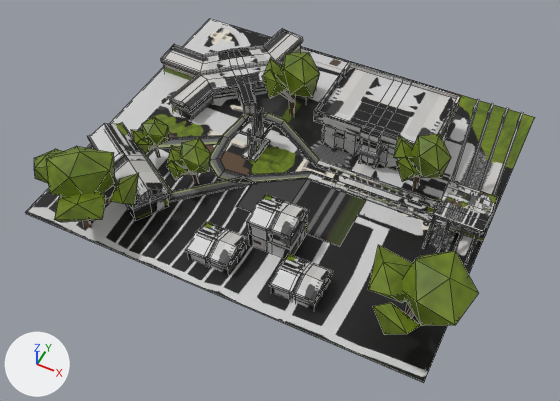
Renders of the Blender file wip-modelos3d/UFRR/UFRR.blend from each side of a commit.
The view is the same before and after, from a 50 mm camera at (15.3, -32.5, 36.5) aimed at (0.9, -3.7, 0.5). Lighting does not change. The marker at lower left points along +X, +Y and +Z. Mesh edges are drawn as thin lines.

Objects in the first picture: 'UFRR_LOD0'.
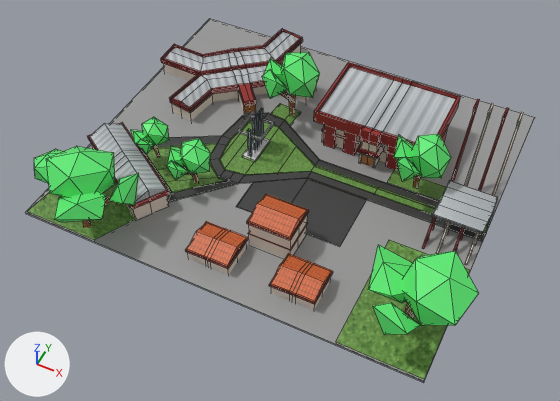
The edits, one by one:
Picture 'atlas principal cópia.png' (img_atlas_principal_cópia_png) is new.
Material 'palacio_LOD0' (mat_palacio_lod0) changes its picture from img_palacio_albedo2_png to img_atlas_principal_cópia_png.
me_plane_003 is used by ob_ufrr_lod0; location (0.0, 0.0, 0.0).
me_plane_003 had 1613 vertices, 1510 faces and spanned x -13.0..14.1, y -13.2..11.4, z -0.3..6.0.
me_plane_003 now has 1675 vertices, 1541 faces and spans x -13.0..14.1, y -13.2..11.4, z -0.3..6.0.
me_plane_003 part 1: the loose piece of 8 vertices spanning x -12.9..13.1, y -11.4..11.4, z 0.0..0.1 is copied, and the copy is scaled about its middle by (0.193, 0.348, 1.15), then moved by (10.4, -7.3, 0.0); it spans x 8.0..13.1, y -11.3..-3.4, z 0.0..0.2.
me_plane_003 part 2: the loose piece of 8 vertices spanning x -12.9..13.1, y -11.4..11.4, z 0.0..0.1 is copied, and the copy is scaled about its middle by (0.16, 0.0563, 1.15), then moved by (8.2, 1.7, 0.0); it spans x 6.2..10.4, y 1.0..2.3, z 0.0..0.2.
me_plane_003 part 3: a new loose piece of 36 vertices spanning x -4.7..13.0, y -2.7..2.7, z 0.0..0.2, in mat_palacio_lod0 (picture img_atlas_principal_cópia_png).
me_plane_003 part 4: a new loose piece of 16 vertices spanning x -9.6..-3.1, y -6.0..-0.7, z 0.0..0.2, in mat_palacio_lod0 (picture img_atlas_principal_cópia_png).
Part 5, on me_plane_003:
8 vertices are removed from x -5.3..-1.2, y -2.8..0.1, z 0.1..0.2.
26 faces are deleted.
6 vertices in x -1.5..5.6, y -2.9..-1.0, z 0.1..0.2 move by (0.0, 0.1, 0.0).
40 vertices are added at x -12.8..-1.6, y -11.3..4.8, z 0.0..1.6.
41 new faces join them.
Part 6, on me_plane_003:
38 vertices are removed from x 1.8..2.3, y -7.5..-5.1, z 0.1..2.7.
57 faces are deleted.
19 new faces join them.
me_plane_003 part 7: 1404 kept faces spanning x -13.0..14.1, y -13.2..11.4, z -0.3..6.0 get new texture (UV) coordinates.

What differs and where, as boxes [x1, y1, x2, y2] in the pictures (560 x 401 px):
'UFRR_LOD0', surface changed, reshaped: [25, 19, 535, 382] in both
part 1 of me_plane_003, added (green): after [336, 240, 470, 379]
part 2 of me_plane_003, added (green): after [388, 169, 446, 201]
part 3 of me_plane_003, added (green): after [220, 121, 488, 233]
part 4 of me_plane_003, added (green): after [146, 143, 226, 193]
part 5 of me_plane_003, built on: before [88, 123, 366, 246]; after [27, 103, 367, 246]
part 6 of me_plane_003, cut back: [247, 194, 308, 258] in both
part 7 of me_plane_003, surface changed: [25, 19, 535, 382] in both
